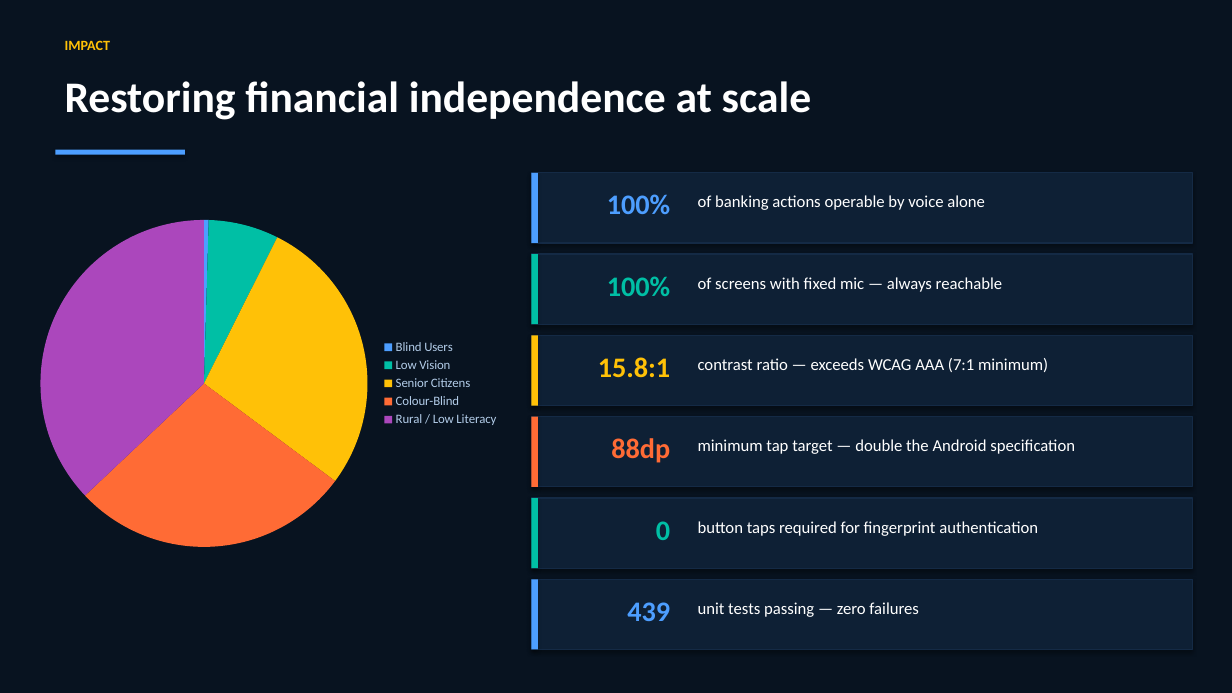
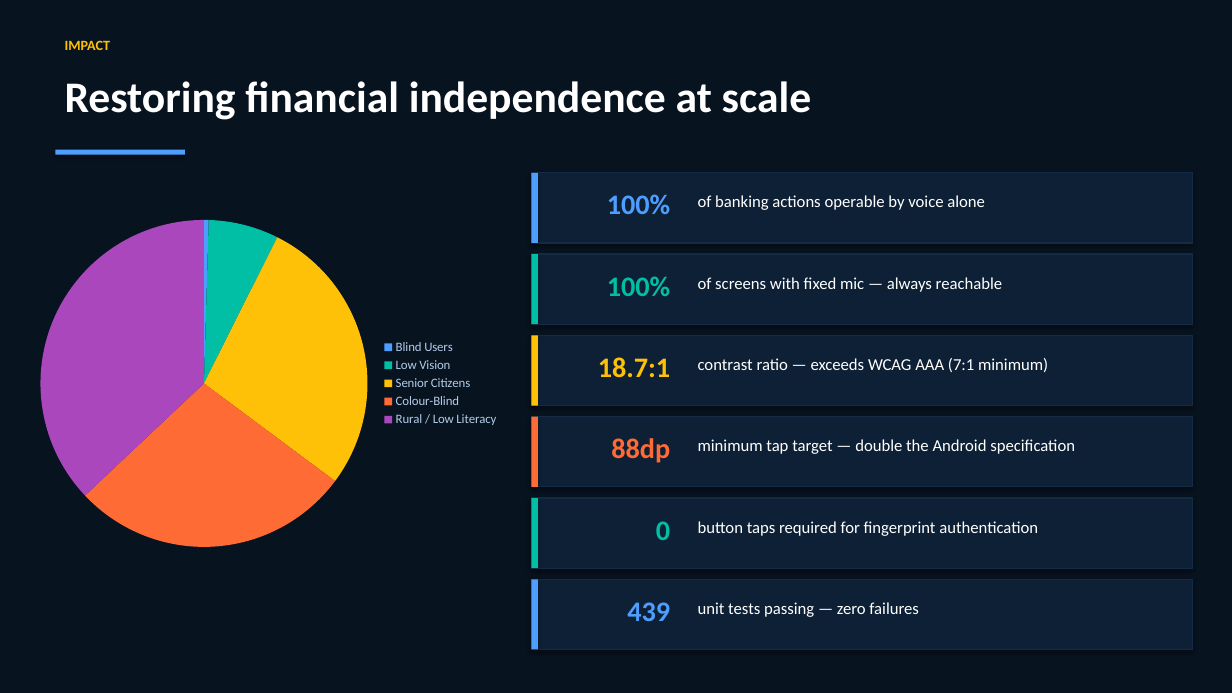
Before and after one commit to esfaihackathon/visual-assistant-ai, a slide deck: slide 12 of presentation/Saral-Accessible-Banking.pptx. Drawn at 1232x693 pixels with LibreOffice and Linux fonts; fonts in the diff are those of the drawing. Boxes give left, top, right and bottom in pixels: in the first picture for what was removed or moved away, otherwise in the second. Text is boxed around its words. In the diff, an @@ line names an element or a change of style, - is before the commit and + after.

```diff
--- a/presentation/Saral-Accessible-Banking.pptx
+++ b/presentation/Saral-Accessible-Banking.pptx
@@ text at [598,357,670,378]: text changed @@
-15.8:1
+18.7:1
```
Also in this commit, not shown: 5 other slides changed, 1 slide added, 1 other file.
